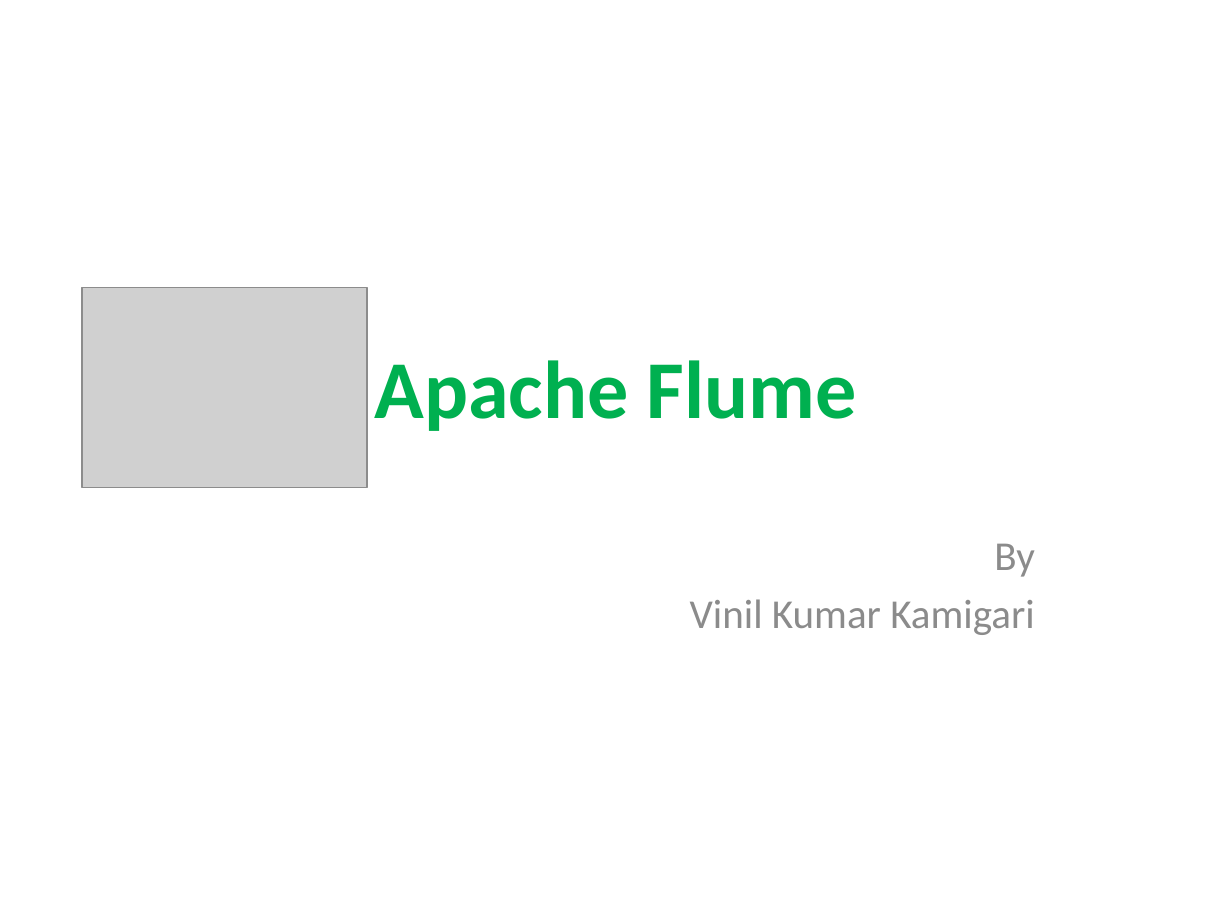
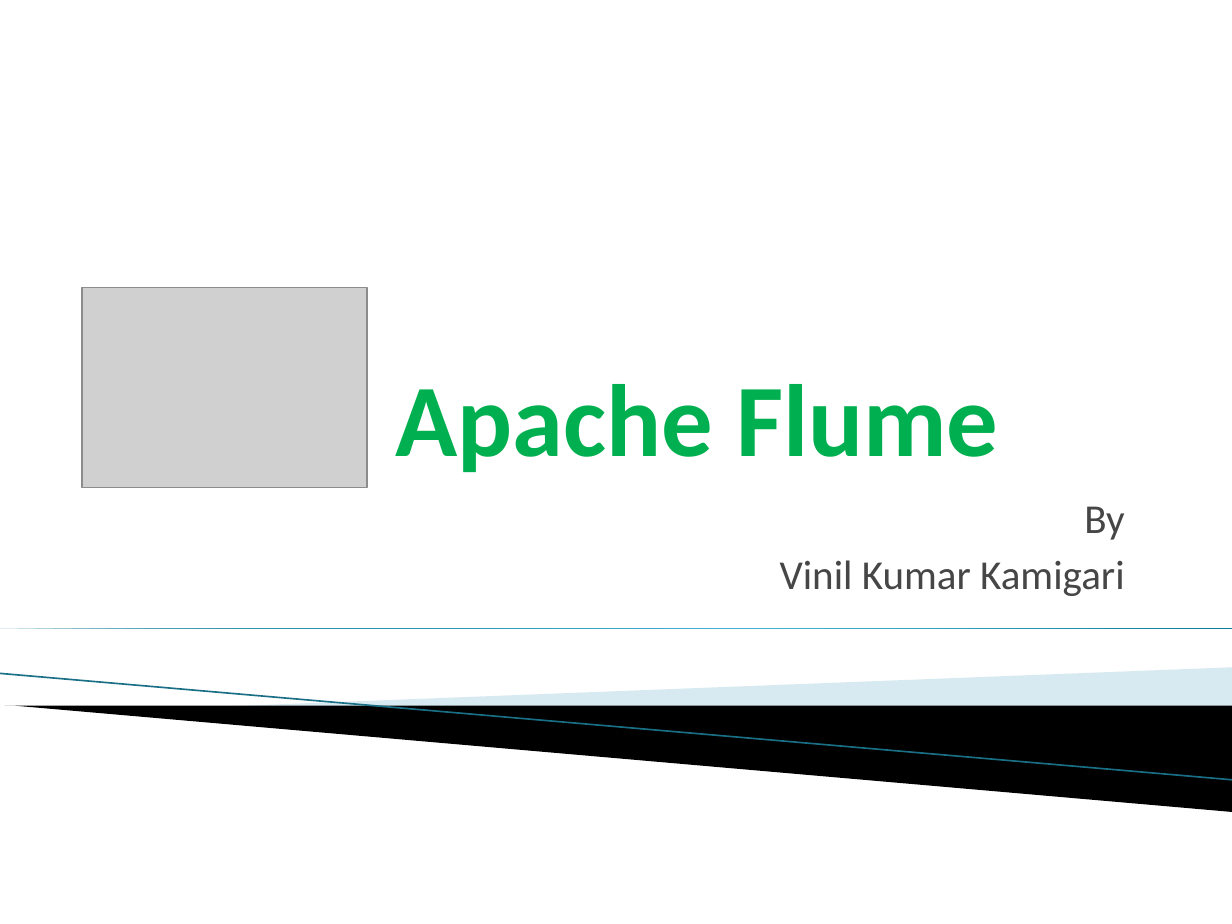
Before and after one commit to vinilkumar/CS5590VC, a slide deck: slide 1 of Midterm files/Apache Flume.pptx. Drawn at 1232x924 pixels with LibreOffice and Linux fonts; fonts in the diff are those of the drawing; grey boxes stand for pictures; background and template pictures are left out. Boxes give left, top, right and bottom in pixels: in the first picture for what was removed or moved away, otherwise in the second. Text is boxed around its words. In the diff, an @@ line names an element or a change of style, - is before the commit and + after.

```diff
--- a/Midterm files/Apache Flume.pptx
+++ b/Midterm files/Apache Flume.pptx
@@ title "Apache Flume": place and size @@
-title "Apache Flume" at (375, 360, 857, 431)
+title "Apache Flume" at (395, 384, 998, 472)
@@ title "Apache Flume" at (395, 384, 998, 472): size 48 to 60 pt; vertical alignment middle to bottom @@
@@ subtitle "By": place and size @@
-subtitle "By" at (690, 543, 1035, 635)
+subtitle "By" at (780, 506, 1125, 596)
@@ subtitle "By" at (780, 506, 1125, 596): text colour #8C8C8C to #464646 @@
@@ right triangle added at (0, 628, 1232, 628), fill gradient #007896 to #4CBBDF @@
@@ line added from (0, 674) to (1232, 780), #97C5D8 0.95 pt @@
@@ freeform shape added at (228, 668, 1232, 733), fill #A0CBDC at 40% opacity @@
@@ freeform shape added at (5, 706, 1232, 812), fill #000000 @@
```
Also in this commit, not shown: 10 other slides changed, 3 slides added.
